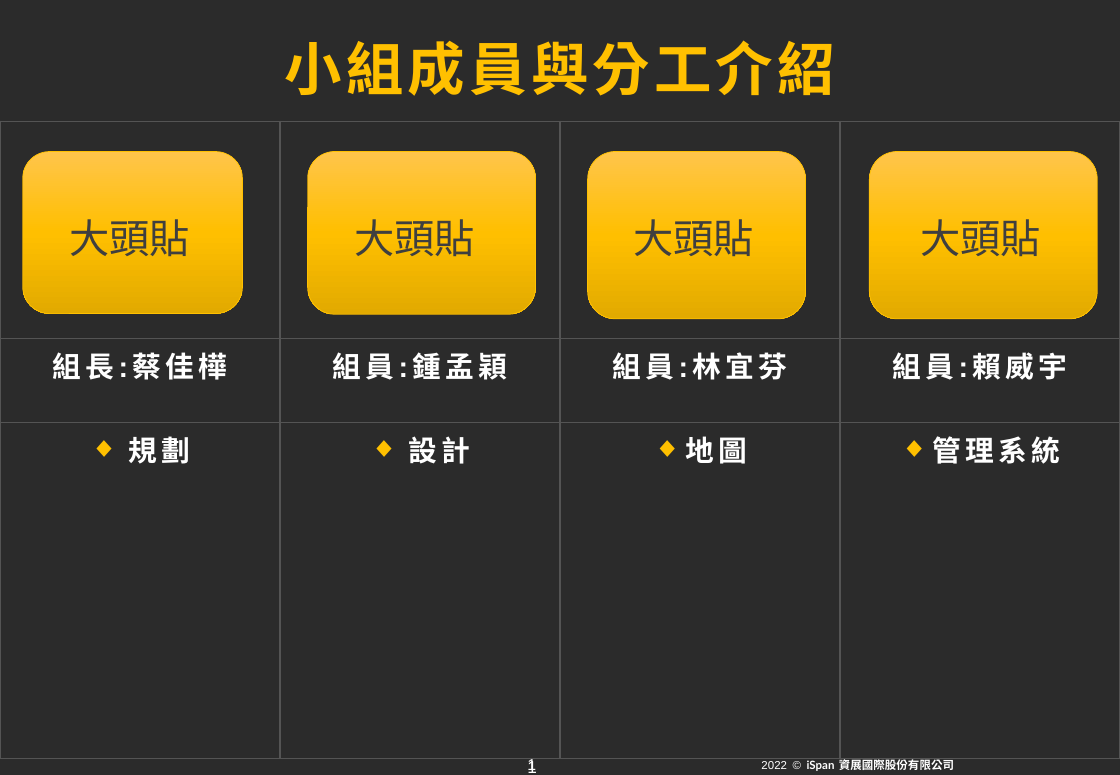
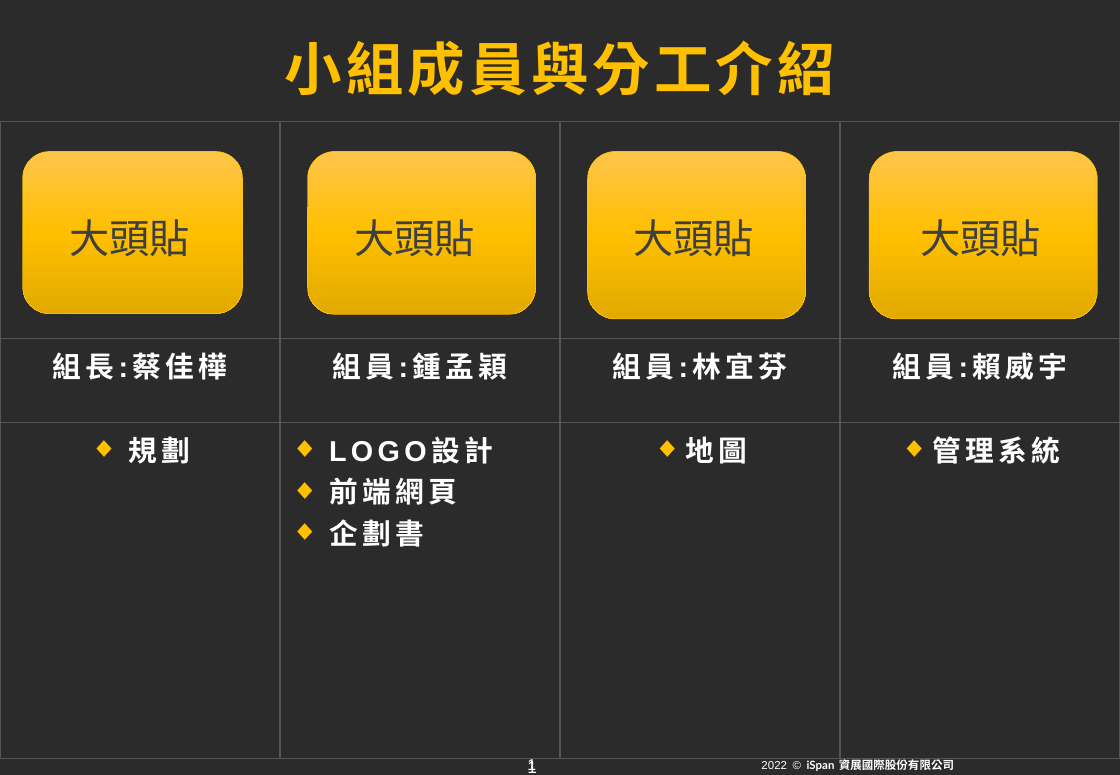
Before and after one commit to becauseyu/start_fitness, a slide deck: slide 2 of 期末報告企畫書與ppt/第三組動吃動吃 更0715.pptx. Drawn at 1120x775 pixels with LibreOffice and Linux fonts; fonts in the diff are those of the drawing; background and template pictures are left out; a plain dark background stands for a picture behind light text. Boxes give left, top, right and bottom in pixels: in the first picture for what was removed or moved away, otherwise in the second. Text is boxed around its words. In the diff, an @@ line names an element or a change of style, - is before the commit and + after.

Commit message:
0716 PTT孟穎更新

```diff
--- a/期末報告企畫書與ppt/第三組動吃動吃 更0715.pptx
+++ b/期末報告企畫書與ppt/第三組動吃動吃 更0715.pptx
@@ table at <box>0,121,1120,754</box> @@
-row 3, column 2: 設計
+row 3, column 2: LOGO設計 / 前端網頁 / 企劃書
```
